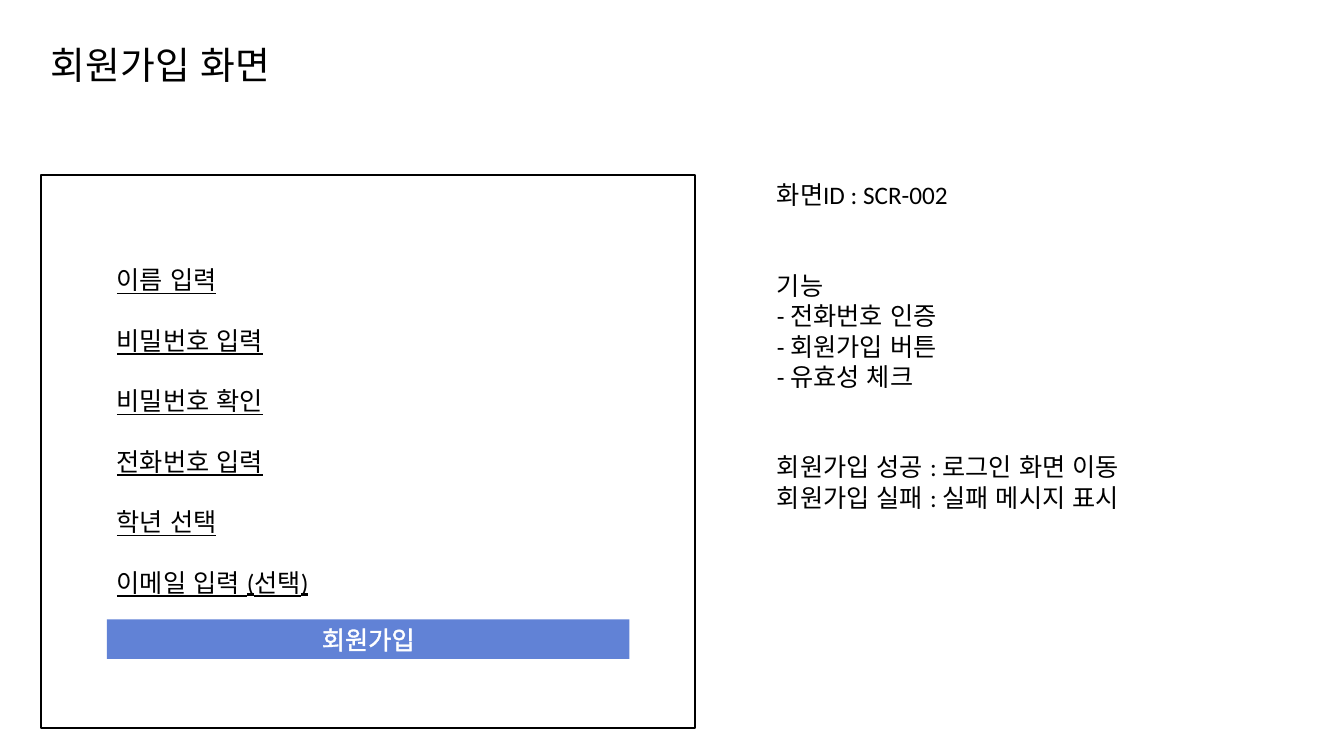
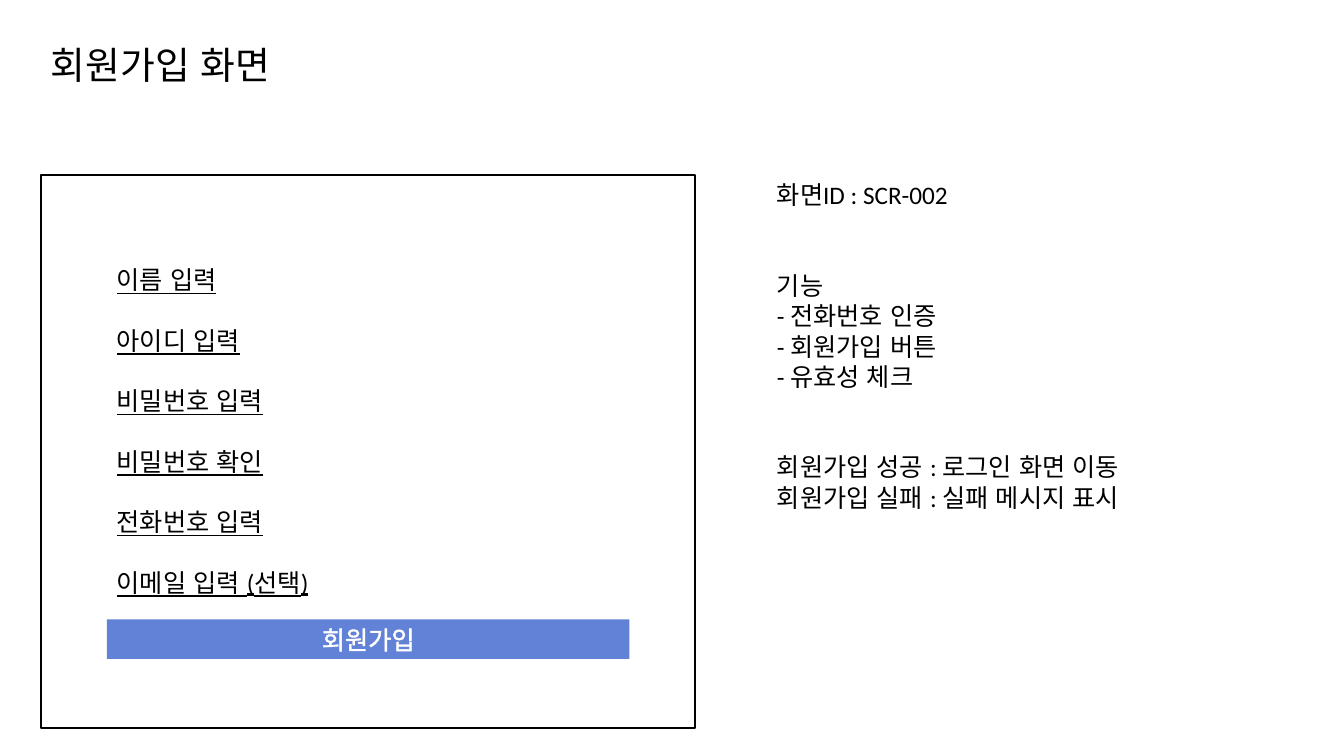
Before and after one commit to wjdgkr3386/withyou, a slide deck: slide 3 of docs/4_화면정의서/화면정의서.pptx. Drawn at 1344x756 pixels with LibreOffice and Linux fonts; fonts in the diff are those of the drawing. Boxes give left, top, right and bottom in pixels: in the first picture for what was removed or moved away, otherwise in the second. Text is boxed around its words. In the diff, an @@ line names an element or a change of style, - is before the commit and + after.

```diff
--- a/docs/4_화면정의서/화면정의서.pptx
+++ b/docs/4_화면정의서/화면정의서.pptx
@@ text at [117, 329, 239, 355]: paragraph added @@
+아이디 입력
@@ text at [117, 510, 216, 536]: paragraph removed @@
-학년 선택
```
Also in this commit, not shown: 10 other files.
